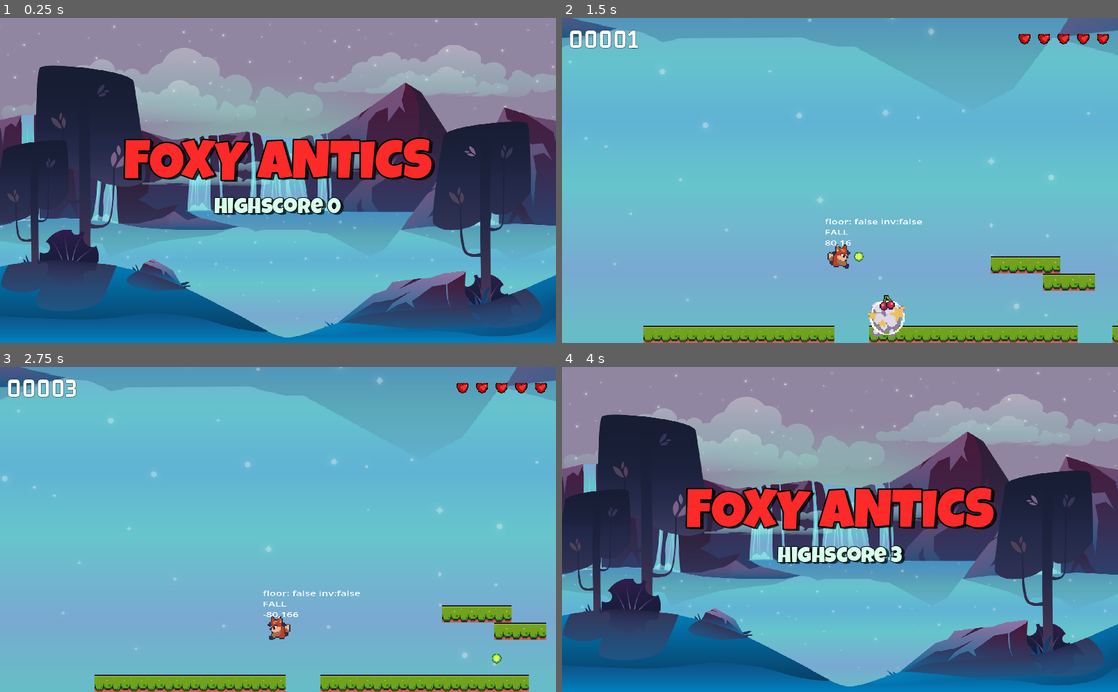
Above: before the commit, frames 1-4 (two rows, left to right).
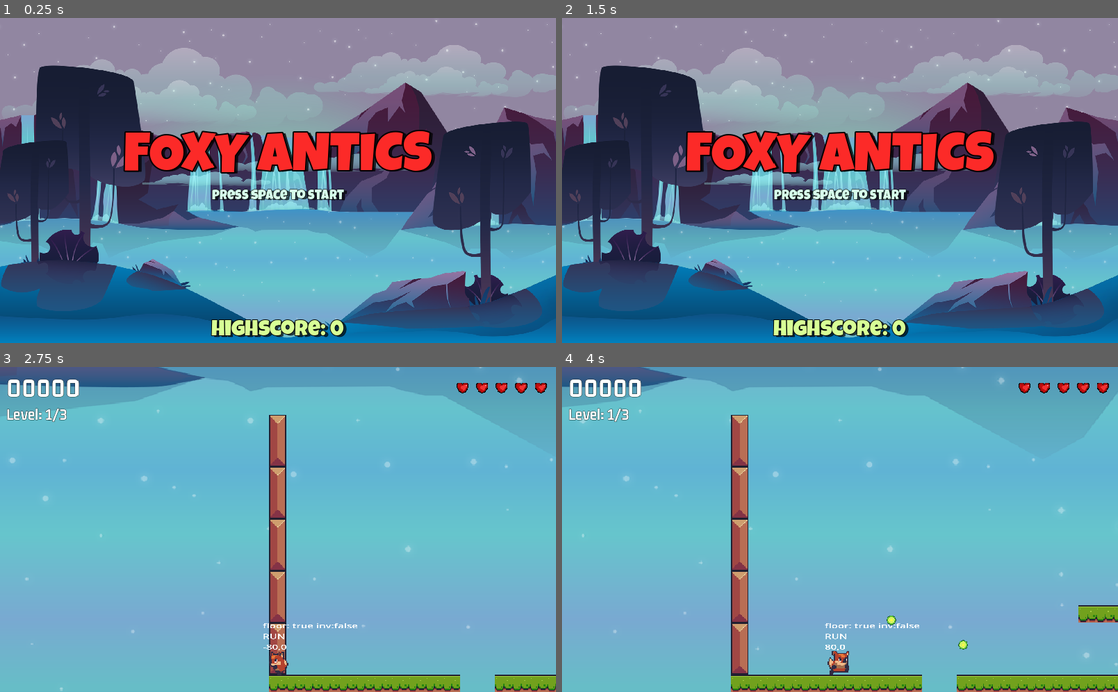
Above: after the commit, the same moments.

Repository: CarlsnOP/Fox-Antics-
Game: Godot game, scene res://Main/main.tscn
The game is run twice, just before and just after one commit, with the same random seed, the same clock (stepped at 60 frames per second) and the same inputs.
Inputs:
- Up to frame 1 (0.25 s): no input
- Up to frame 2 (1.5 s): tap Space (shoot) at 0.5, 0.8, 1.35 s; hold D (right) from 0.53 s (still down); tap Shift (dash) at 0.6 s; tap W (jump) at 0.77, 1.07 s
- Up to frame 3 (2.75 s): tap W (jump) at 1.52, 1.55, 1.82, 2.1 s; tap Space (shoot) at 2 s; release D (right) at 2.03 s; hold A (left) from 2.03 s (still down); tap Shift (dash) at 2.3 s
- Up to frame 4 (4 s): release A (left) at 2.78 s; hold D (right) from 2.78 s (still down); tap Shift (dash) at 2.85 s; tap W (jump) at 3.02, 3.32, 3.77, 3.8 s; tap Space (shoot) at 3.05, 3.6 s

The runs differ from the first frame. In frame 1, 7.4% of the frame differs, in the area x 22-79%, y 34-99%; in frame 2, 85%, in the area x 0-100%, y 0-100%; in frame 3, 13%; in frame 4, 85%.

Commit message:
Added a level count and a dash ability

Diff:
--- /dev/null
+++ b/Dash/dash.gd
@@ -0,0 +1,14 @@
+extends Node2D
+
+@onready var dash_timer = $DashTimer
+
+func start_dash(dur) -> void:
+	dash_timer.wait_time = dur
+	dash_timer.start()
+
+func is_dashing() -> bool:
+	return !dash_timer.is_stopped()
+
+
+func _on_dash_timer_timeout():
+	pass # Replace with function body.
--- /dev/null
+++ b/Dash/dash.tscn
@@ -0,0 +1,11 @@
+[gd_scene load_steps=2 format=3 uid="uid://ub6lfkkhv8wa"]
+
+[ext_resource type="Script" path="res://Dash/dash.gd" id="1_tkpur"]
+
+[node name="Dash" type="Node2D"]
+script = ExtResource("1_tkpur")
+
+[node name="DashTimer" type="Timer" parent="."]
+one_shot = true
+
+[connection signal="timeout" from="DashTimer" to="." method="_on_dash_timer_timeout"]
--- a/HUD/hud.gd
+++ b/HUD/hud.gd
@@ -4,8 +4,9 @@
 @onready var color_rect = $ColorRect
 @onready var vb_level_complete = $ColorRect/vb_LevelComplete
 @onready var vb_game_over = $ColorRect/vb_GameOver
-@onready var hb_hearts = $MC/HB/HB_Hearts
-@onready var score_label = $MC/HB/ScoreLabel
+@onready var hb_hearts = $MC/VBoxContainer/HB/HB_Hearts
+@onready var score_label = $MC/VBoxContainer/HB/ScoreLabel
+@onready var level_label = $MC/VBoxContainer/LevelLabel
 
 
 var _hearts: Array
@@ -21,14 +22,14 @@
 # Called every frame. 'delta' is the elapsed time since the previous frame.
 func _process(_delta):
 	if vb_level_complete.visible == true:
-		if Input.is_action_just_pressed("jump") == true:
+		if Input.is_action_just_pressed("shoot") == true:
 			GameManager.load_next_level_scene()
 	if vb_game_over.visible == true:
-		if Input.is_action_just_pressed("jump") == true:
+		if Input.is_action_just_pressed("shoot") == true:
 			GameManager.load_main_scene()
+	level_label.text = str("Level: ", GameManager.get_current_level(), "/3")
 
 func show_hud() -> void:
-	#Engine.time_scale = 0
 	get_tree().paused = true
 	color_rect.visible = true
 
--- a/HUD/hud.tscn
+++ b/HUD/hud.tscn
@@ -1,11 +1,19 @@
-[gd_scene load_steps=8 format=3 uid="uid://c62j2vmkc3f40"]
+[gd_scene load_steps=10 format=3 uid="uid://c62j2vmkc3f40"]
 
 [ext_resource type="Script" path="res://HUD/hud.gd" id="1_8i12n"]
 [ext_resource type="LabelSettings" uid="uid://vee8ptms5wqd" path="res://assets/GL_48_white.tres" id="1_idgbt"]
 [ext_resource type="Texture2D" uid="uid://bkrfr3c6aexye" path="res://assets/items/pixel heart 2.png" id="2_odpfj"]
 [ext_resource type="LabelSettings" uid="uid://m4ssb4ek6ouv" path="res://assets/LG_64_white.tres" id="3_ehjky"]
+[ext_resource type="FontFile" uid="uid://dsgcwqlt3dii0" path="res://assets/fonts/gemunu-libre-v8-latin-700.ttf" id="4_lf1nv"]
 [ext_resource type="FontFile" uid="uid://bo5rsypy0d74o" path="res://assets/fonts/LuckiestGuy-Regular.ttf" id="4_qrdfo"]
 [ext_resource type="LabelSettings" uid="uid://bicqop0vvnhan" path="res://assets/LG_24_White.tres" id="4_vq7ew"]
+
+[sub_resource type="LabelSettings" id="LabelSettings_3tdj8"]
+font = ExtResource("4_lf1nv")
+font_size = 30
+outline_size = 2
+outline_color = Color(0.0901961, 0.0901961, 0.0901961, 1)
+shadow_color = Color(0.298039, 0.686275, 0.705882, 0.643137)
 
 [sub_resource type="LabelSettings" id="LabelSettings_kpmow"]
 font = ExtResource("4_qrdfo")
@@ -38,56 +46,65 @@
 theme_override_constants/margin_right = 12
 theme_override_constants/margin_bottom = 12
 
-[node name="HB" type="HBoxContainer" parent="MC"]
+[node name="VBoxContainer" type="VBoxContainer" parent="MC"]
+layout_mode = 2
+
+[node name="HB" type="HBoxContainer" parent="MC/VBoxContainer"]
 layout_mode = 2
 size_flags_vertical = 0
 
-[node name="ScoreLabel" type="Label" parent="MC/HB"]
+[node name="ScoreLabel" type="Label" parent="MC/VBoxContainer/HB"]
 layout_mode = 2
 size_flags_horizontal = 3
 text = "00000"
 label_settings = ExtResource("1_idgbt")
 vertical_alignment = 1
 
-[node name="HB_Hearts" type="HBoxContainer" parent="MC/HB"]
+[node name="HB_Hearts" type="HBoxContainer" parent="MC/VBoxContainer/HB"]
 layout_mode = 2
 size_flags_horizontal = 4
 size_flags_vertical = 4
 
-[node name="L1" type="TextureRect" parent="MC/HB/HB_Hearts"]
+[node name="L1" type="TextureRect" parent="MC/VBoxContainer/HB/HB_Hearts"]
 layout_mode = 2
 size_flags_horizontal = 0
 size_flags_vertical = 0
 texture = ExtResource("2_odpfj")
 stretch_mode = 4
 
-[node name="L2" type="TextureRect" parent="MC/HB/HB_Hearts"]
+[node name="L2" type="TextureRect" parent="MC/VBoxContainer/HB/HB_Hearts"]
 layout_mode = 2
 size_flags_horizontal = 0
 size_flags_vertical = 0
 texture = ExtResource("2_odpfj")
 stretch_mode = 4
 
-[node name="L3" type="TextureRect" parent="MC/HB/HB_Hearts"]
+[node name="L3" type="TextureRect" parent="MC/VBoxContainer/HB/HB_Hearts"]
 layout_mode = 2
 size_flags_horizontal = 0
 size_flags_vertical = 0
 texture = ExtResource("2_odpfj")
 stretch_mode = 4
 
-[node name="L4" type="TextureRect" parent="MC/HB/HB_Hearts"]
+[node name="L4" type="TextureRect" parent="MC/VBoxContainer/HB/HB_Hearts"]
 layout_mode = 2
 size_flags_horizontal = 0
 size_flags_vertical = 0
 texture = ExtResource("2_odpfj")
 stretch_mode = 4
 
-[node name="L5" type="TextureRect" parent="MC/HB/HB_Hearts"]
+[node name="L5" type="TextureRect" parent="MC/VBoxContainer/HB/HB_Hearts"]
 layout_mode = 2
 size_flags_horizontal = 0
 size_flags_vertical = 0
 texture = ExtResource("2_odpfj")
 stretch_mode = 4
+
+[node name="LevelLabel" type="Label" parent="MC/VBoxContainer"]
+layout_mode = 2
+size_flags_horizontal = 3
+text = "Level: 0/3"
+label_settings = SubResource("LabelSettings_3tdj8")
 
 [node name="ColorRect" type="ColorRect" parent="."]
 visible = false
@@ -123,7 +140,7 @@
 
 [node name="Label2" type="Label" parent="ColorRect/vb_LevelComplete"]
 layout_mode = 2
-text = "Press Jump for next level"
+text = "Press Space for next level"
 label_settings = ExtResource("4_vq7ew")
 horizontal_alignment = 1
 vertical_alignment = 1
@@ -152,7 +169,7 @@
 
 [node name="Label2" type="Label" parent="ColorRect/vb_GameOver"]
 layout_mode = 2
-text = "Press Jump for main menu"
+text = "Press Space for main menu"
 label_settings = ExtResource("4_vq7ew")
 horizontal_alignment = 1
 vertical_alignment = 1
--- a/LevelBase/Levels/level_1.tscn
+++ b/LevelBase/Levels/level_1.tscn
@@ -1,12 +1,8 @@
-[gd_scene load_steps=3 format=3 uid="uid://dg6s6syl1jj4t"]
+[gd_scene load_steps=2 format=3 uid="uid://dg6s6syl1jj4t"]
 
 [ext_resource type="PackedScene" uid="uid://cwuj8rkolxfcf" path="res://LevelBase/level_base.tscn" id="1_mriax"]
-[ext_resource type="PackedScene" uid="uid://bppxdnx1u7vpd" path="res://Enemies/Snail/snail.tscn" id="2_2nho6"]
 
 [node name="Level1" instance=ExtResource("1_mriax")]
 
 [node name="TileMap" parent="." index="1"]
-layer_0/tile_data = PackedInt32Array(-2, 458752, 0, -1, 4587 …(1640 unchanged characters)… , -327666, 458752, 0, -327667, 458752, 0)
-
-[node name="Snail" parent="." index="10" instance=ExtResource("2_2nho6")]
-position = Vector2(125, -27)
+layer_0/tile_data = PackedInt32Array(-2, 458752, 0, -1, 4587 …(1640 unchanged characters)… , -327666, 458752, 0, -327667, 458752, 0, -131079, 983040, 1, -65543, 983040, 2, -262151, 983040, 2, -196615, 983040, 0, -393223, 983040, 0, -327687, 983040, 1, -524295, 983040, 1, -458759, 983040, 2, -655367, 983040, 2, -589831, 983040, 0, -786439, 983040, 0, -720903, 983040, 1, -917511, 983040, 1, -851975, 983040, 2, -983047, 983040, 0)
--- a/LevelBase/level_base.gd
+++ b/LevelBase/level_base.gd
@@ -5,7 +5,6 @@
 
 
 func _ready():
-	#Engine.time_scale = 1
 	get_tree().paused = false
 
 
--- a/Main/main.gd
+++ b/Main/main.gd
@@ -7,9 +7,9 @@
 # Called when the node enters the scene tree for the first time.
 func _ready():
 	get_tree().paused = false
-	label_high_score.text = "HighScore " + str(ScoreManager.get_high_score())
+	label_high_score.text = "HighScore: " + str(ScoreManager.get_high_score())
 
 # Called every frame. 'delta' is the elapsed time since the previous frame.
 func _process(_delta):
-	if Input.is_action_just_pressed("jump") == true:
+	if Input.is_action_just_pressed("shoot") == true:
 		GameManager.load_next_level_scene()
--- a/Main/main.tscn
+++ b/Main/main.tscn
@@ -15,10 +15,42 @@
 shadow_color = Color(0, 0, 0, 0.666667)
 shadow_offset = Vector2(5, 2)
 
-[sub_resource type="LabelSettings" id="LabelSettings_8q82j"]
+[sub_resource type="LabelSettings" id="LabelSettings_wb5fh"]
+font = ExtResource("2_7rkp2")
+font_size = 24
+font_color = Color(0.84447, 0.999957, 0.920308, 1)
+outline_size = 3
+outline_color = Color(0, 0, 0, 1)
+shadow_size = 2
+shadow_color = Color(0, 0, 0, 0.666667)
+shadow_offset = Vector2(5, 2)
+
+[sub_resource type="Animation" id="Animation_42qg0"]
+resource_name = "pulse"
+length = 1.3
+loop_mode = 1
+tracks/0/type = "value"
+tracks/0/imported = false
+tracks/0/enabled = true
+tracks/0/path = NodePath(".:self_modulate")
+tracks/0/interp = 1
+tracks/0/loop_wrap = true
+tracks/0/keys = {
+"times": PackedFloat32Array(0, 0.5, 0.9),
+"transitions": PackedFloat32Array(1, 1, 1),
+"update": 0,
+"values": [Color(1, 1, 1, 1), Color(1, 1, 1, 1), Color(1, 1, 1, 0.196078)]
+}
+
+[sub_resource type="AnimationLibrary" id="AnimationLibrary_8nncq"]
+_data = {
+"pulse": SubResource("Animation_42qg0")
+}
+
+[sub_resource type="LabelSettings" id="LabelSettings_twmn0"]
 font = ExtResource("2_7rkp2")
 font_size = 40
-font_color = Color(0.84447, 0.999957, 0.920308, 1)
+font_color = Color(0.843137, 1, 0.588235, 1)
 outline_size = 5
 outline_color = Color(0, 0, 0, 1)
 shadow_size = 2
@@ -38,17 +70,17 @@
 expand_mode = 3
 
 [node name="VB" type="VBoxContainer" parent="."]
-anchors_preset = 8
-anchor_left = 0.5
-anchor_top = 0.5
-anchor_right = 0.5
-anchor_bottom = 0.5
-offset_left = -182.5
-offset_top = -32.0
-offset_right = 182.5
-offset_bottom = 32.0
+anchors_preset = 15
+anchor_right = 1.0
+anchor_bottom = 1.0
 grow_horizontal = 2
 grow_vertical = 2
+size_flags_horizontal = 4
+size_flags_vertical = 4
+
+[node name="Spacer2" type="Control" parent="VB"]
+layout_mode = 2
+size_flags_vertical = 3
 
 [node name="Label" type="Label" parent="VB"]
 layout_mode = 2
@@ -57,10 +89,27 @@
 horizontal_alignment = 1
 vertical_alignment = 1
 
+[node name="Label2" type="Label" parent="VB"]
+layout_mode = 2
+text = "Press space to start"
+label_settings = SubResource("LabelSettings_wb5fh")
+horizontal_alignment = 1
+vertical_alignment = 1
+
+[node name="AnimationPlayer" type="AnimationPlayer" parent="VB/Label2"]
+libraries = {
+"": SubResource("AnimationLibrary_8nncq")
+}
+autoplay = "pulse"
+
+[node name="Spacer" type="Control" parent="VB"]
+layout_mode = 2
+size_flags_vertical = 3
+
 [node name="LabelHighScore" type="Label" parent="VB"]
 layout_mode = 2
 text = "HighScore: 0000"
-label_settings = SubResource("LabelSettings_8q82j")
+label_settings = SubResource("LabelSettings_twmn0")
 horizontal_alignment = 1
 vertical_alignment = 1
 
--- a/Player/player.gd
+++ b/Player/player.gd
@@ -10,9 +10,13 @@
 @onready var sound_player = $SoundPlayer
 @onready var shooter = $Shooter
 @onready var animation_player_invincible = $AnimationPlayerInvincible
-@onready var invincible_timer = $InvincibleTimer
-@onready var hurt_timer = $HurtTimer
+@onready var invincible_timer = $Timers/InvincibleTimer
+@onready var hurt_timer = $Timers/HurtTimer
 @onready var hit_box = $HitBox
+@onready var dash_timer = $Timers/DashTimer
+@onready var dash_cd_timer = $Timers/DashCDTimer
+@onready var dash_player = $DashPlayer
+@onready var effect_player = $EffectPlayer
 
 
 const GRAVITY: float = 690.0
@@ -21,14 +25,19 @@
 const JUMP_VELOCITY: float = -260.0
 const _HURT_JUMP_VELOCITY: Vector2 = Vector2(0, -130.0)
 const FALLEN_OFF: float = 100.0
-
+const DASH_SPEED: float = 700.0
+const DASH_LENGTH: float = 0.1
+const DASH_HEIGHT: float = -700
 
 enum PLAYER_STATE { IDLE, RUN, JUMP, FALL, HURT, DASH }
 
-
+var _jump_height: float = -260
 var _state: PLAYER_STATE = PLAYER_STATE.IDLE
 var _invincible: bool = false
 var _lives: int = 5
+var _speed: float = 80.0
+var _dash_cd_time: float = 0.5
+var _dash_on_cd: bool = false
 
 
 func _ready():
@@ -69,6 +78,12 @@
 	else:
 		shooter.shoot(Vector2.RIGHT)
 
+func dash() -> void:
+	_speed = DASH_SPEED
+	_jump_height = DASH_HEIGHT
+	SoundManager.play_clip(effect_player, SoundManager.SOUND_DASH)
+	dash_timer.start(DASH_LENGTH)
+
 func get_input() -> void:
 	if _state == PLAYER_STATE.HURT:
 		return
@@ -76,30 +91,36 @@
 	velocity.x = 0
 
 	if Input.is_action_pressed("left") == true:
-		velocity.x = -RUN_SPEED
+		velocity.x = -_speed
 		sprite_2d.flip_h = true
 	elif Input.is_action_pressed("right") == true:
-		velocity.x = RUN_SPEED
+		velocity.x = _speed
 		sprite_2d.flip_h = false
 
 	if Input.is_action_just_pressed("jump") == true and is_on_floor() == true:
-		velocity.y = JUMP_VELOCITY
+		velocity.y = _jump_height
 		SoundManager.play_clip(sound_player, SoundManager.SOUND_JUMP)
-	velocity.y = clampf(velocity.y, JUMP_VELOCITY, MAX_FALL)
+	velocity.y = clampf(velocity.y, _jump_height, MAX_FALL)
 
 func calculate_states() -> void:
 	if _state == PLAYER_STATE.HURT:
 		return
-	if is_on_floor() == true:
-		if velocity.x == 0:
-			set_state(PLAYER_STATE.IDLE)
+
+	if Input.is_action_just_pressed("dash") and _dash_on_cd == false and velocity.x != 0:
+		set_state(PLAYER_STATE.DASH)
+		dash()
+
+	if _state != PLAYER_STATE.DASH:
+		if is_on_floor() == true:
+			if velocity.x == 0:
+				set_state(PLAYER_STATE.IDLE)
+			else:
+				set_state(PLAYER_STATE.RUN)
 		else:
-			set_state(PLAYER_STATE.RUN)
-	else:
-		if velocity.y > 0:
-			set_state(PLAYER_STATE.FALL)
-		else:
-			set_state(PLAYER_STATE.JUMP)
+			if velocity.y > 0:
+				set_state(PLAYER_STATE.FALL)
+			else:
+				set_state(PLAYER_STATE.JUMP)
 
 func set_state(new_state: PLAYER_STATE) -> void:
 	if new_state == _state:
@@ -107,7 +128,7 @@
 
 	if _state == PLAYER_STATE.FALL:
 		if new_state == PLAYER_STATE.IDLE or new_state == PLAYER_STATE.RUN:
-			SoundManager.play_clip(sound_player, SoundManager.SOUND_LAND)
+			SoundManager.play_clip(effect_player, SoundManager.SOUND_LAND)
 	_state = new_state
 
 	match _state:
@@ -121,6 +142,8 @@
 			animation_player.play("fall")
 		PLAYER_STATE.HURT:
 			apply_hurt_jump()
+		PLAYER_STATE.DASH:
+			dash_player.play("dash")
 
 func apply_hurt_jump() -> void:
 	animation_player.play("hurt")
@@ -170,3 +193,14 @@
 
 func _on_hurt_timer_timeout():
 	set_state(PLAYER_STATE.IDLE)
+
+func _on_dash_timer_timeout():
+	set_state(PLAYER_STATE.IDLE)
+	_speed = RUN_SPEED
+	_jump_height = JUMP_VELOCITY
+	dash_cd_timer.start(_dash_cd_time)
+	_dash_on_cd = true
+
+
+func _on_dash_cd_timer_timeout():
+	_dash_on_cd = false
--- a/Player/player.tscn
+++ b/Player/player.tscn
@@ -1,8 +1,9 @@
-[gd_scene load_steps=17 format=3 uid="uid://xlf2t4pr0xn4"]
+[gd_scene load_steps=21 format=3 uid="uid://xlf2t4pr0xn4"]
 
 [ext_resource type="Texture2D" uid="uid://i3gcjsxc30rb" path="res://assets/player/player.png" id="1_rte2f"]
 [ext_resource type="Script" path="res://Player/player.gd" id="1_ytwtl"]
 [ext_resource type="PackedScene" uid="uid://b388ibxrhdgac" path="res://Shooter/shooter.tscn" id="3_qodg7"]
+[ext_resource type="PackedScene" uid="uid://ub6lfkkhv8wa" path="res://Dash/dash.tscn" id="4_j3o7q"]
 
 [sub_resource type="RectangleShape2D" id="RectangleShape2D_1w1ms"]
 size = Vector2(10, 16)
@@ -24,6 +25,7 @@
 
 [sub_resource type="Animation" id="Animation_j07lw"]
 resource_name = "dash"
+length = 0.2
 
 [sub_resource type="Animation" id="Animation_uieu7"]
 resource_name = "fall"
@@ -119,6 +121,43 @@
 "run": SubResource("Animation_lm5hr")
 }
 
+[sub_resource type="Animation" id="Animation_resr8"]
+resource_name = "dash"
+length = 0.2
+tracks/0/type = "value"
+tracks/0/imported = false
+tracks/0/enabled = true
+tracks/0/path = NodePath("../Sprite2D:self_modulate")
+tracks/0/interp = 1
+tracks/0/loop_wrap = true
+tracks/0/keys = {
+"times": PackedFloat32Array(0, 0.2),
+"transitions": PackedFloat32Array(1, 1),
+"update": 0,
+"values": [Color(0.405178, 0.592296, 1, 1), Color(1, 1, 1, 1)]
+}
+
+[sub_resource type="Animation" id="Animation_y2m7s"]
+length = 0.001
+tracks/0/type = "value"
+tracks/0/imported = false
+tracks/0/enabled = true
+tracks/0/path = NodePath("../Sprite2D:self_modulate")
+tracks/0/interp = 1
+tracks/0/loop_wrap = true
+tracks/0/keys = {
+"times": PackedFloat32Array(0),
+"transitions": PackedFloat32Array(1),
+"update": 0,
+"values": [Color(1, 1, 1, 1)]
+}
+
+[sub_resource type="AnimationLibrary" id="AnimationLibrary_hmm4b"]
+_data = {
+"RESET": SubResource("Animation_y2m7s"),
+"dash": SubResource("Animation_resr8")
+}
+
 [sub_resource type="CapsuleShape2D" id="CapsuleShape2D_irxs8"]
 radius = 7.0
 height = 18.0
@@ -179,7 +218,12 @@
 libraries = {
 "": SubResource("AnimationLibrary_y6h4b")
 }
-autoplay = "idle"
+
+[node name="DashPlayer" type="AnimationPlayer" parent="."]
+root_node = NodePath("../AnimationPlayer")
+libraries = {
+"": SubResource("AnimationLibrary_hmm4b")
+}
 
 [node name="DebugLabel" type="Label" parent="."]
 offset_left = -14.0
@@ -196,6 +240,10 @@
 visible = false
 volume_db = -10.0
 
+[node name="EffectPlayer" type="AudioStreamPlayer2D" parent="." groups=["player"]]
+visible = false
+volume_db = 15.0
+
 [node name="HitBox" type="Area2D" parent="."]
 collision_layer = 2
 collision_mask = 20
@@ -213,14 +261,26 @@
 "": SubResource("AnimationLibrary_d6sjf")
 }
 
-[node name="InvincibleTimer" type="Timer" parent="."]
+[node name="Dash" parent="." instance=ExtResource("4_j3o7q")]
+
+[node name="Timers" type="Node" parent="."]
+
+[node name="InvincibleTimer" type="Timer" parent="Timers"]
 wait_time = 3.0
 one_shot = true
 
-[node name="HurtTimer" type="Timer" parent="."]
+[node name="HurtTimer" type="Timer" parent="Timers"]
 wait_time = 0.4
 one_shot = true
 
+[node name="DashTimer" type="Timer" parent="Timers"]
+one_shot = true
+
+[node name="DashCDTimer" type="Timer" parent="Timers"]
+one_shot = true
+
 [connection signal="area_entered" from="HitBox" to="." method="_on_hit_box_area_entered"]
-[connection signal="timeout" from="InvincibleTimer" to="." method="_on_invincible_timer_timeout"]
-[connection signal="timeout" from="HurtTimer" to="." method="_on_hurt_timer_timeout"]
+[connection signal="timeout" from="Timers/InvincibleTimer" to="." method="_on_invincible_timer_timeout"]
+[connection signal="timeout" from="Timers/HurtTimer" to="." method="_on_hurt_timer_timeout"]
+[connection signal="timeout" from="Timers/DashTimer" to="." method="_on_dash_timer_timeout"]
+[connection signal="timeout" from="Timers/DashCDTimer" to="." method="_on_dash_cd_timer_timeout"]
--- a/Singletons/game_manager.gd
+++ b/Singletons/game_manager.gd
@@ -10,6 +10,9 @@
 func _ready():
 	init_level_scenes()
 	ScoreManager.reset_score()
+
+func get_current_level() -> int:
+	return _current_level
 
 func init_level_scenes() -> void:
 	for ln in range(1, TOTAL_LEVELS + 1):
--- a/Singletons/sound_manager.gd
+++ b/Singletons/sound_manager.gd
@@ -13,6 +13,7 @@
 const SOUND_BOSS_ARRIVE = "boss_arrive"
 const SOUND_JUMP = "jump"
 const SOUND_WIN = "win"
+const SOUND_DASH = "dash"
 
 
 var SOUNDS = {
@@ -28,9 +29,9 @@
 	SOUND_MUSIC2: preload("res://assets/sound/Flowing Rocks.ogg"),
 	SOUND_PICKUP: preload("res://assets/sound/pickup5.ogg"),
 	SOUND_BOSS_ARRIVE: preload("res://assets/sound/boss_arrive.wav"),
-	SOUND_WIN: preload("res://assets/sound/you_win.ogg")
+	SOUND_WIN: preload("res://assets/sound/you_win.ogg"),
+	SOUND_DASH: preload("res://assets/sound/dash.mp3")
 }
-
 
 func play_clip(player: AudioStreamPlayer2D, clip_key: String):
 	if SOUNDS.has(clip_key) == false:
--- /dev/null
+++ b/SoundSettings/sound_settings.tscn
@@ -0,0 +1,3 @@
+[gd_scene format=3 uid="uid://culet2t0h8k38"]
+
+[node name="SoundSettings" type="Node"]
--- a/project.godot
+++ b/project.godot
@@ -18,10 +18,10 @@
 [autoload]
 
 SignalManager="*res://Singletons/signal_manager.gd"
+SoundManager="*res://Singletons/sound_manager.gd"
+GameManager="*res://Singletons/game_manager.gd"
+ObjectMaker="*res://Singletons/object_maker.gd"
 ScoreManager="*res://Singletons/Score_manager.gd"
-GameManager="*res://Singletons/game_manager.gd"
-SoundManager="*res://Singletons/sound_manager.gd"
-ObjectMaker="*res://Singletons/object_maker.gd"
 
 [display]
 
Not shown: 1 places in Main/main.tscn that only renumber resources
Not shown, added: assets/sound/dash.mp3.import
Not shown, added: assets/sound/dash.mp3
